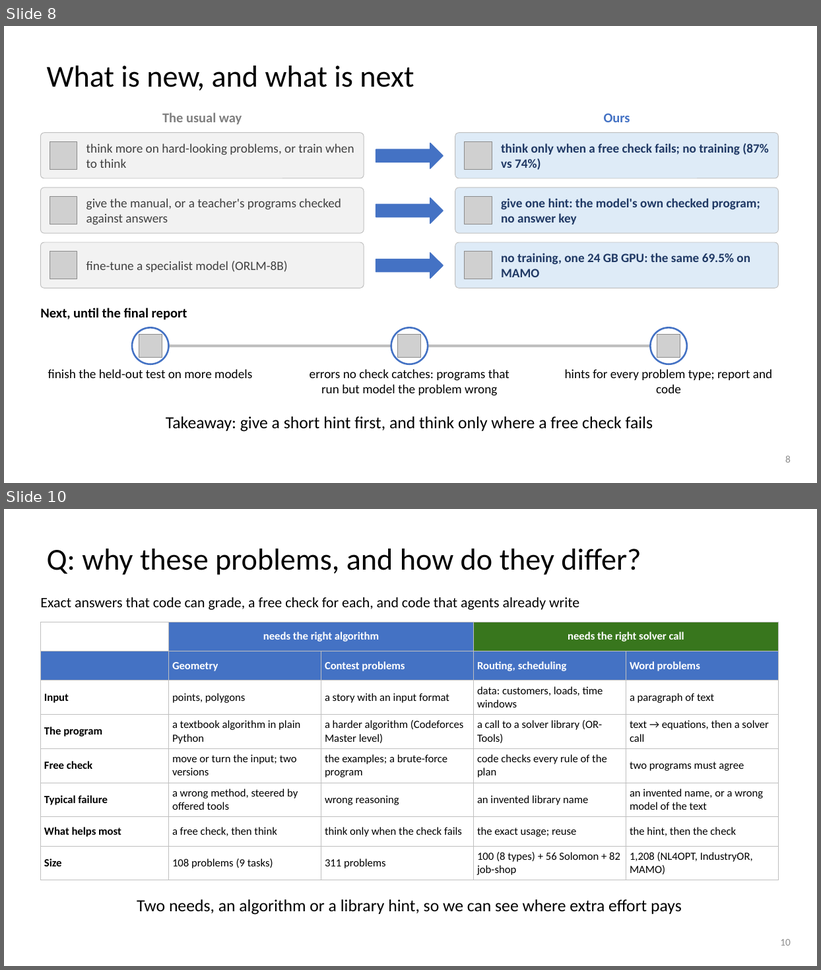
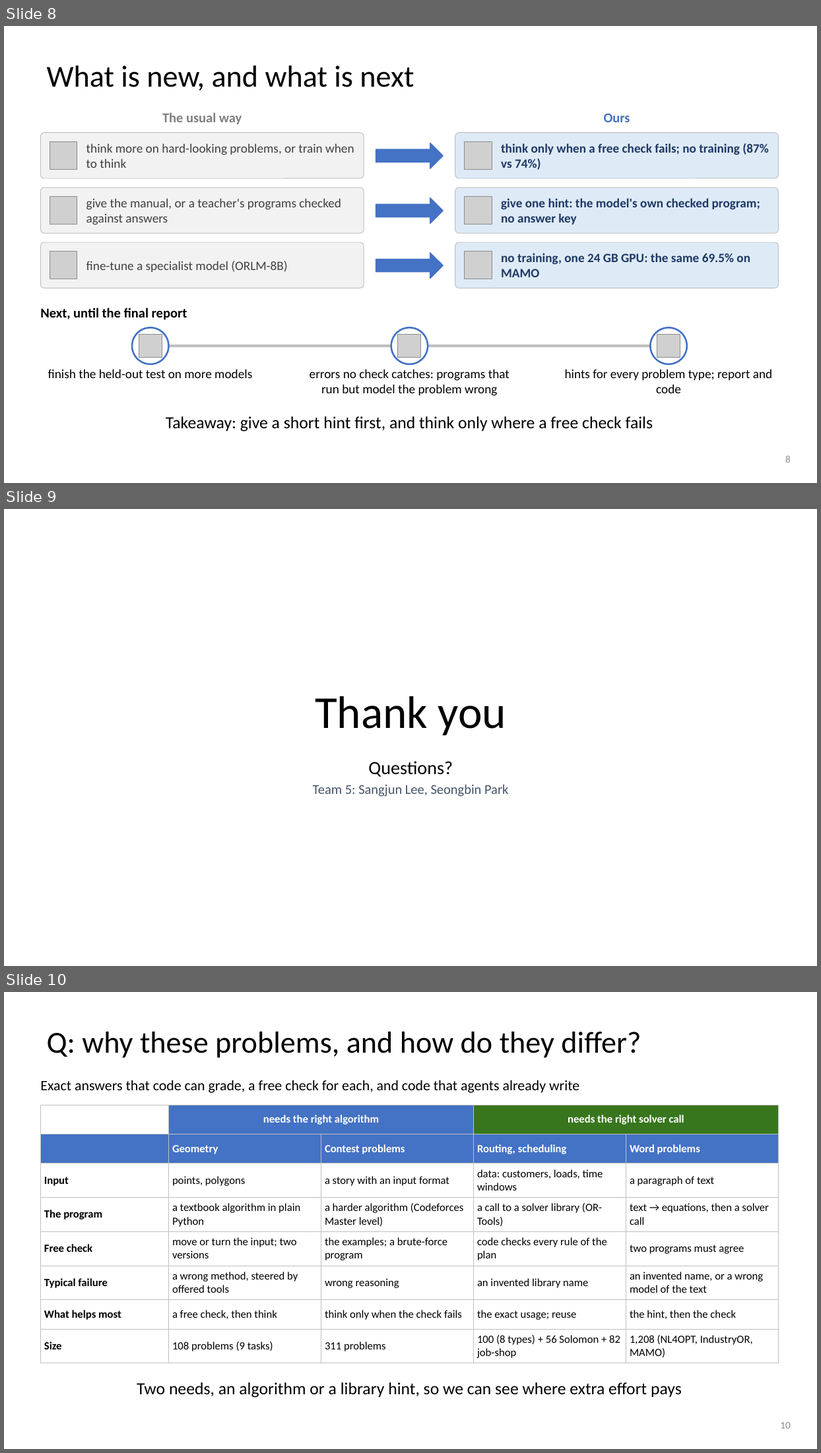
Before and after one commit to dlwns147/CSED490E_Project_Team5, a slide deck: Proposal_Team5.pptx. Shown one above the other, each under a label of ours: slides 8 and 10 before the commit, slides 8, 9 and 10 after it; the slides between them are not shown. The pictures are 821x970 and 821x1453 pixels, drawn with LibreOffice and Linux fonts; fonts in the diff are those of the drawing; grey boxes stand for pictures. Boxes give left, top, right and bottom in pixels: in the first picture for what was removed or moved away, otherwise in the second. Text is boxed around its words. In the diff, an @@ line names an element or a change of style, - is before the commit and + after.

```diff
--- a/Proposal_Team5.pptx
+++ b/Proposal_Team5.pptx
@@ slide 9 added at (4, 509, 817, 966), background #FFFFFF @@
@@ title added at (315, 696, 506, 736), 54 pt, text #000000 @@
+Thank you
@@ text added at (313, 761, 508, 797), 16 pt, text #44546A @@
+Questions?
+Team 5: Sangjun Lee, Seongbin Park
```
Also in this commit, not shown: 1 slide removed, 3 other files.
